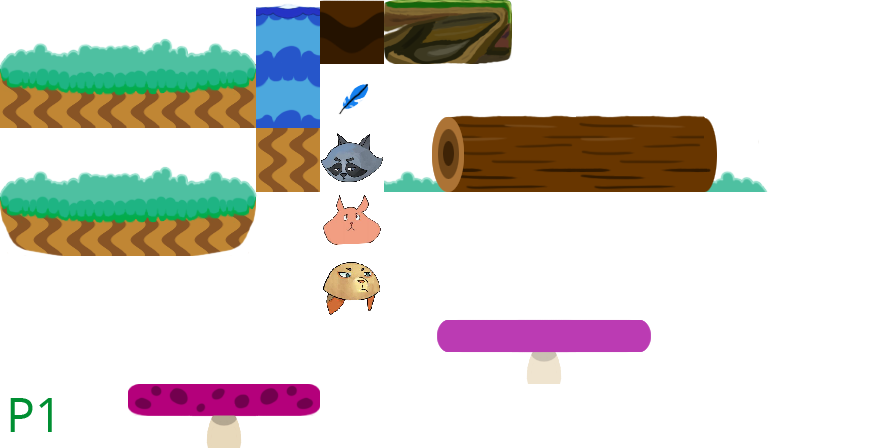
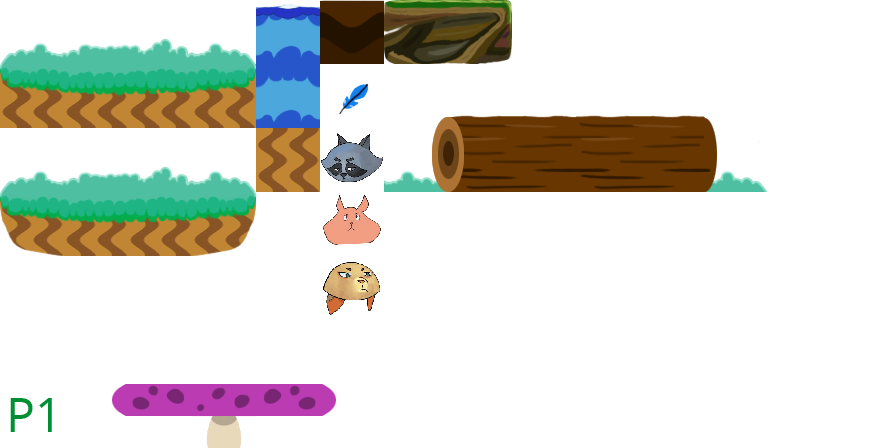
Layered file, before and after one edit (w=896, h=448). Changes by layer:
removed layer "Calque 8" over [left=437, top=319, right=651, bottom=353]
added layer "Calque 8 copie 3" above "Calque 1 copie" over [left=112, top=384, right=336, bottom=416]
hid "Calque 1 copie", opacity 70% → 90% over [left=448, top=320, right=640, bottom=384]
